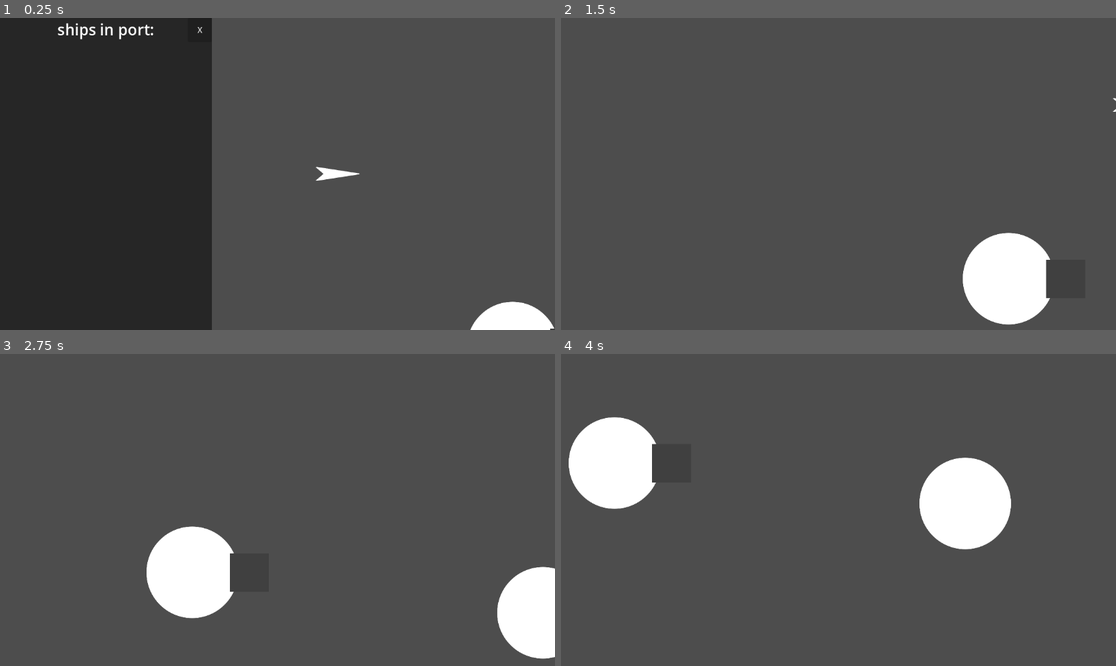
Above: before the commit, frames 1-4 (two rows, left to right).
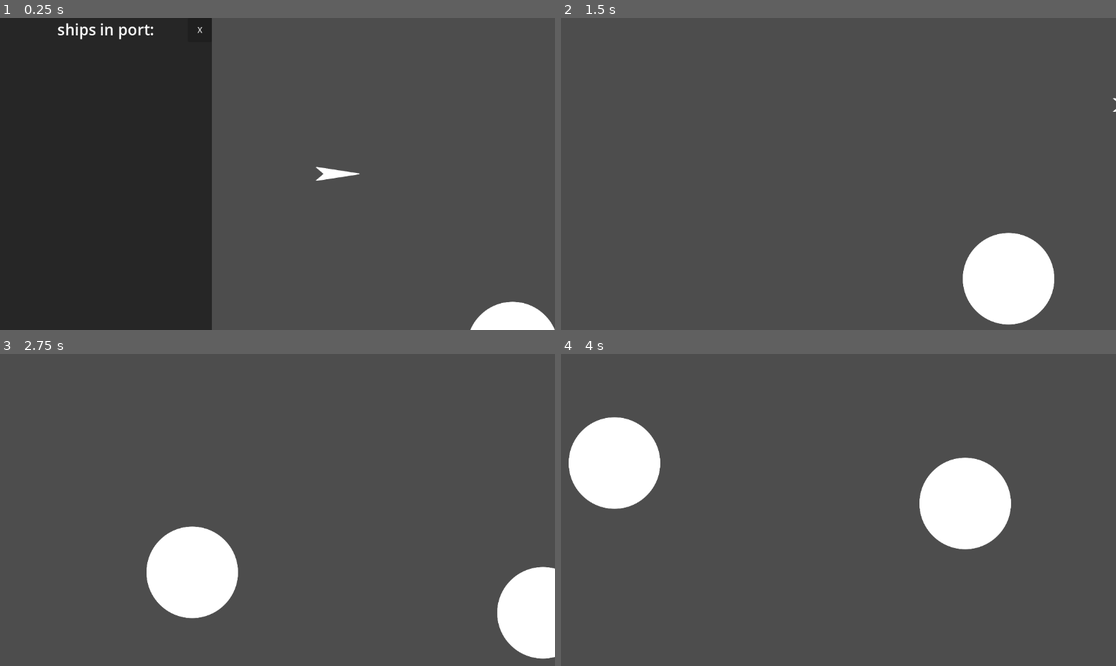
Above: after the commit, the same moments.

Repository: keenas7/arctic-patrol
Game: Godot game, scene res://scenes/main.tscn
Same seed, same stepped clock (60 frames per second), same inputs: the game is played once before the commit and once after it.
Inputs (mouse positions are in pixels of both pictures, inside the frame that each line leads up to):
- Up to frame 1 (0.25 s): no input
- Up to frame 2 (1.5 s): tap Enter (ui_accept) at 0.5 s; drag from (960, 174) to (894, 105) at 0.52 s; click "X" at 1.25 s
- Up to frame 3 (2.75 s): tap R (zoom reset) at 2 s; drag from (505, 616) to (249, 572) at 2.02 s
- Up to frame 4 (4 s): move the mouse to (894, 441) at 2.77 s; hold Right mouse button (right-click) 2.78-3.5 s; click (894, 441) at 2.92 s; tap Enter (ui_accept) at 3.5 s; drag from (810, 572) to (672, 463) at 3.52 s

The runs differ from the first frame. In frame 1, less than 0.1% of the frame differs, in the area x 99-100%, y 99-100%; in frame 2, 0.2%, in the area x 87-89%, y 77-90%; in frame 3, 0.2%; in frame 4, 0.2%.
Error before the commit: Cannot call method 'get_children' on a null value. (res://scripts/entities/port/port.gd:20)

Commit message:
merge...

Diff:
--- a/u-ottawa-hack/scenes/main.tscn
+++ b/u-ottawa-hack/scenes/main.tscn
@@ -1,10 +1,9 @@
-[gd_scene load_steps=9 format=3 uid="uid://c2wpcvusn42y3"]
+[gd_scene load_steps=8 format=3 uid="uid://c2wpcvusn42y3"]
 
 [ext_resource type="PackedScene" uid="uid://cu6xaegy8jl26" path="res://Islands/CircleIsland/circle_island.tscn" id="1_sugp2"]
 [ext_resource type="PackedScene" uid="uid://bemkcqiewooyc" path="res://scenes/main_entities/ship/Ship.tscn" id="1_tbgi4"]
 [ext_resource type="PackedScene" uid="uid://bfybw12ukde7w" path="res://Camera Components/Draggable/DraggableCameraComponent.tscn" id="2_jyhfs"]
 [ext_resource type="PackedScene" uid="uid://cq7551clg4y5v" path="res://Camera Components/Zoom/ZoomCameraComponent.tscn" id="3_tbgi4"]
-[ext_resource type="PackedScene" uid="uid://dd5y5bjmf4hje" path="res://scripts/entities/port/Port.tscn" id="3_tefeu"]
 [ext_resource type="Script" uid="uid://7oj702flyksh" path="res://UI/ship_port_ui.gd" id="4_jyhfs"]
 
 [sub_resource type="NavigationPolygon" id="NavigationPolygon_7mycd"]
@@ -35,8 +34,18 @@
 [node name="Circle Island3" parent="NavigationRegion2D" instance=ExtResource("1_sugp2")]
 position = Vector2(710, 1000)
 
-[node name="Port" parent="NavigationRegion2D" instance=ExtResource("3_tefeu")]
+[node name="Port" parent="NavigationRegion2D"]
+_import_path = NodePath("")
+unique_name_in_owner = false
+process_mode = 0
+process_priority = 0
+process_physics_priority = 0
+process_thread_group = 0
+physics_interpolation_mode = 0
+auto_translate_mode = 0
+editor_description = ""
 position = Vector2(607, 361)
+script = null
 
 [node name="Camera2D" type="Camera2D" parent="."]
 
